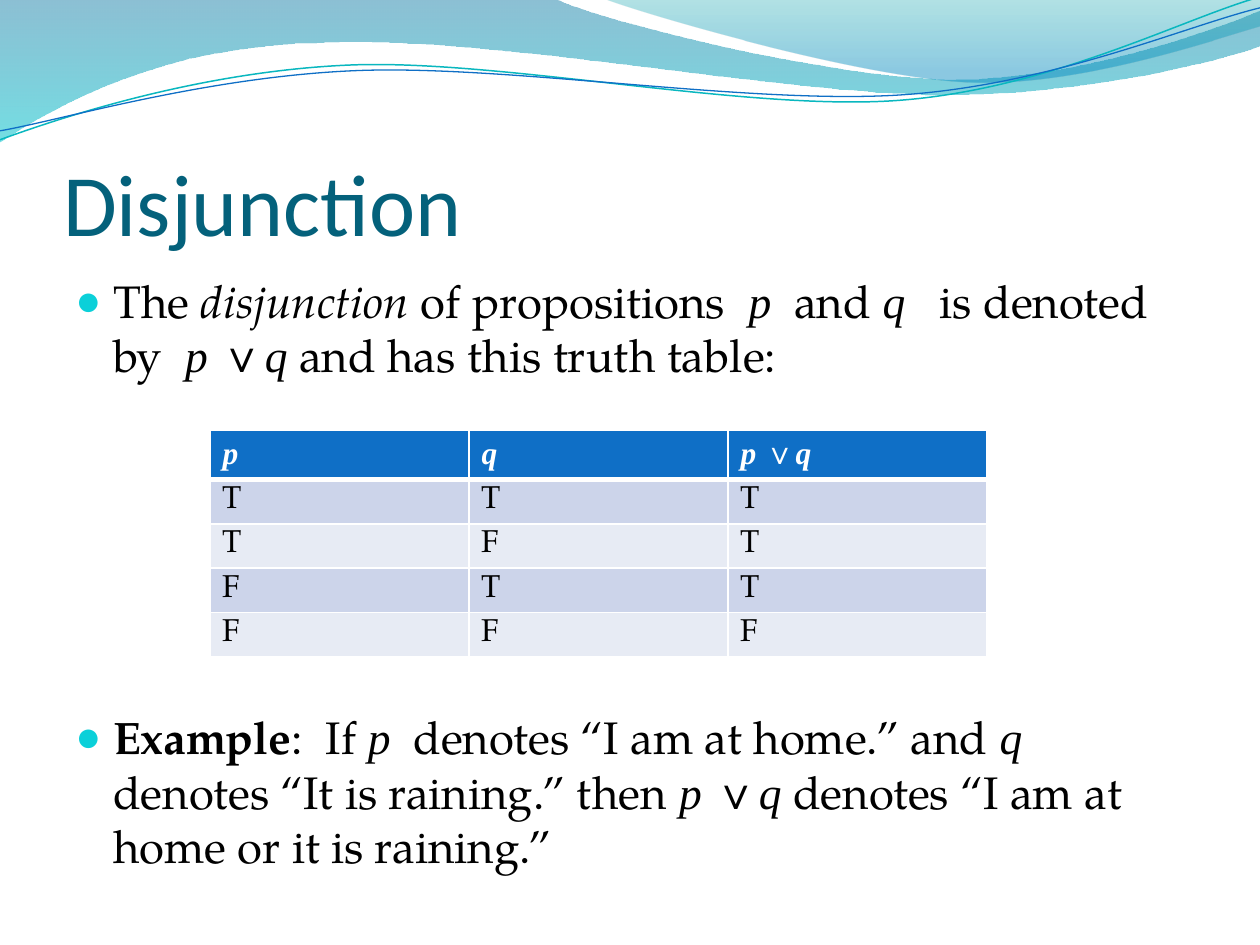
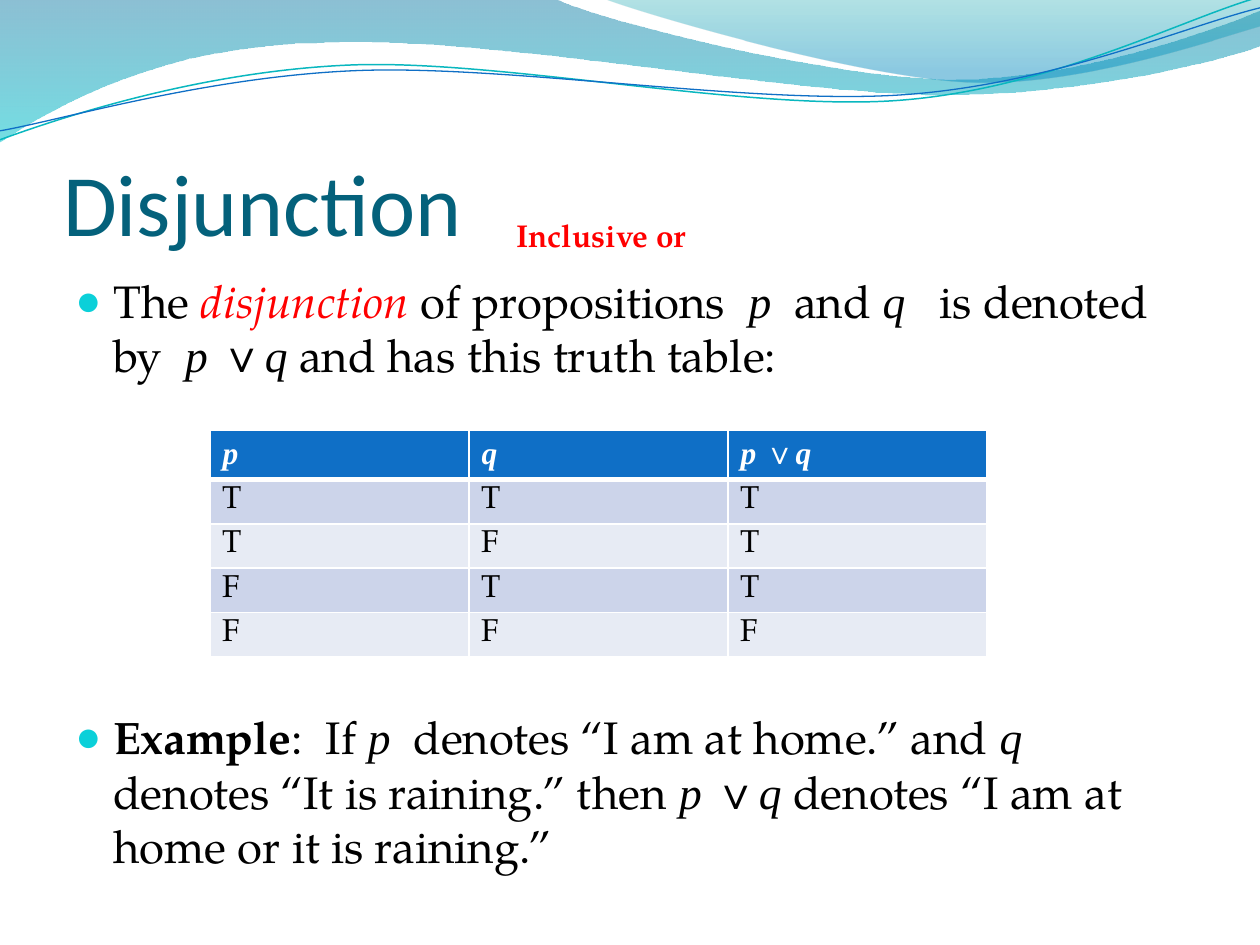
Before and after one commit to lin-chen-GA/lin-chen-GA.github.io, a slide deck: slide 9 of cs2620/slides/cs2620_notes1.pptx (slide 7 before the commit). Drawn at 1260x945 pixels with LibreOffice and Linux fonts; fonts in the diff are those of the drawing; background and template pictures are left out. Boxes give left, top, right and bottom in pixels: in the first picture for what was removed or moved away, otherwise in the second. Text is boxed around its words. In the diff, an @@ line names an element or a change of style, - is before the commit and + after.

```diff
--- a/cs2620/slides/cs2620_notes1.pptx
+++ b/cs2620/slides/cs2620_notes1.pptx
@@ text added at [516,224,686,248], 18 pt, text #FF0000, bold @@
+Inclusive or
@@ text at [113,284,1148,385]: text colour #000000 to #FF0000 in "disjunction" @@
```
Also in this commit, not shown: 12 other slides changed, 7 slides added, 3 other files.
